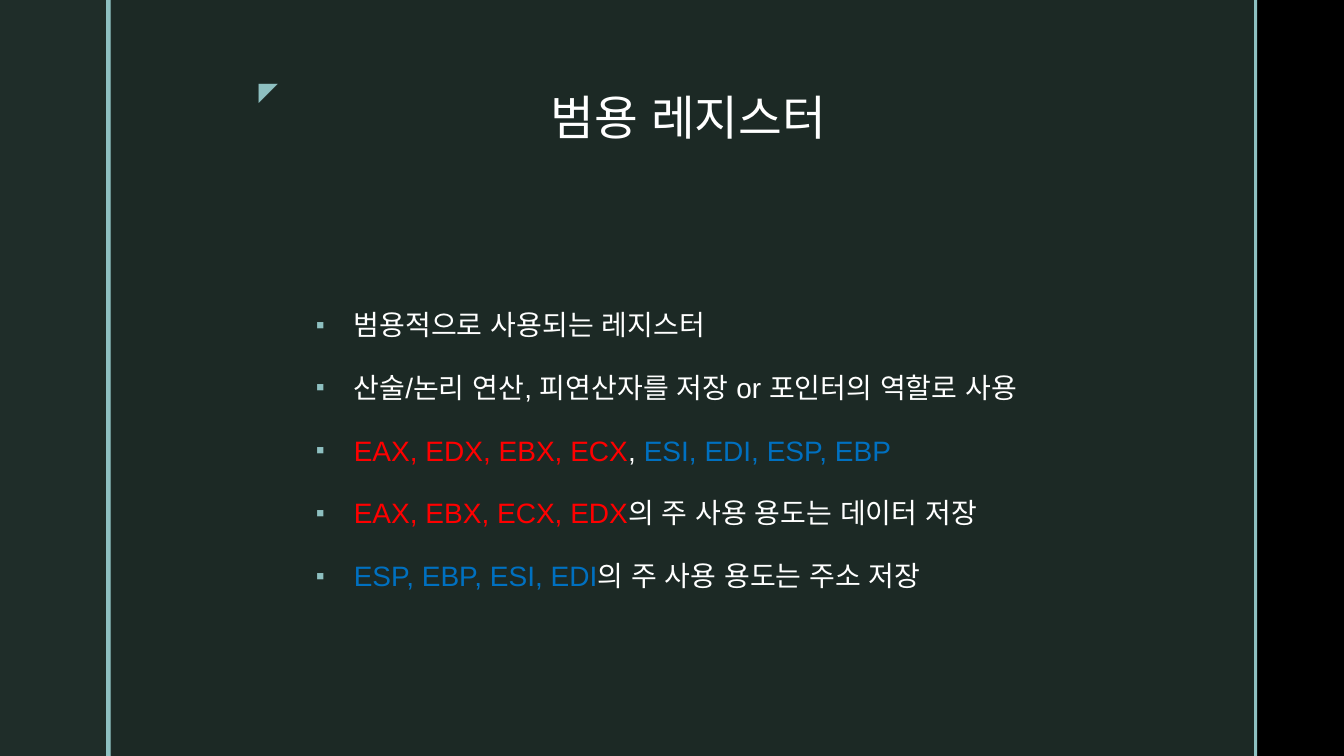
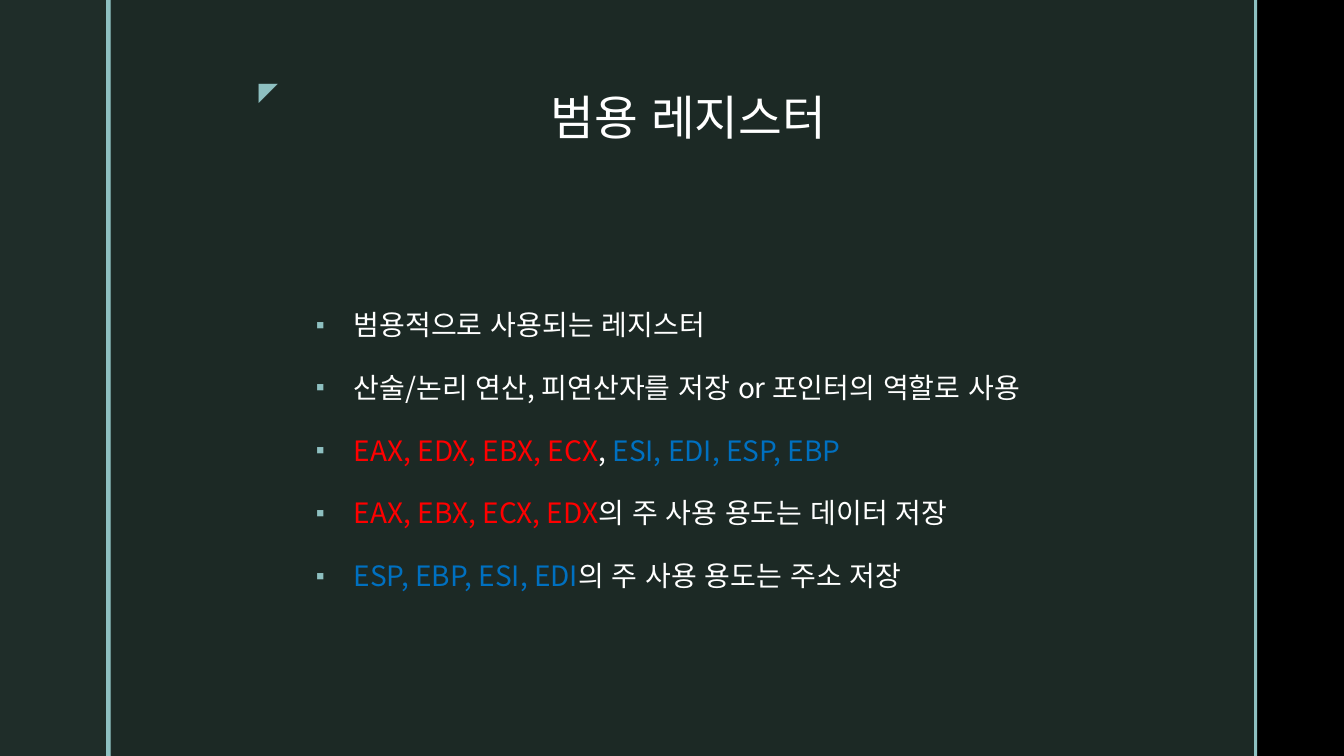
Before and after one commit to rodamin/Afron_repository, a slide deck: slide 3 of 남유림/범용 레지스터 남유림.pptx. Drawn at 1344x756 pixels with LibreOffice and Linux fonts; fonts in the diff are those of the drawing; background and template pictures are left out. Boxes give left, top, right and bottom in pixels: in the first picture for what was removed or moved away, otherwise in the second. Text is boxed around its words. In the diff, an @@ line names an element or a change of style, - is before the commit and + after.

```diff
--- a/남유림/범용 레지스터 남유림.pptx
+++ b/남유림/범용 레지스터 남유림.pptx
@@ text "범용적으로 사용되는 레지스터" at (354,312,1020,591): font Arial to Noto Sans CJK KR @@
```
Also in this commit, not shown: 2 other slides changed.
